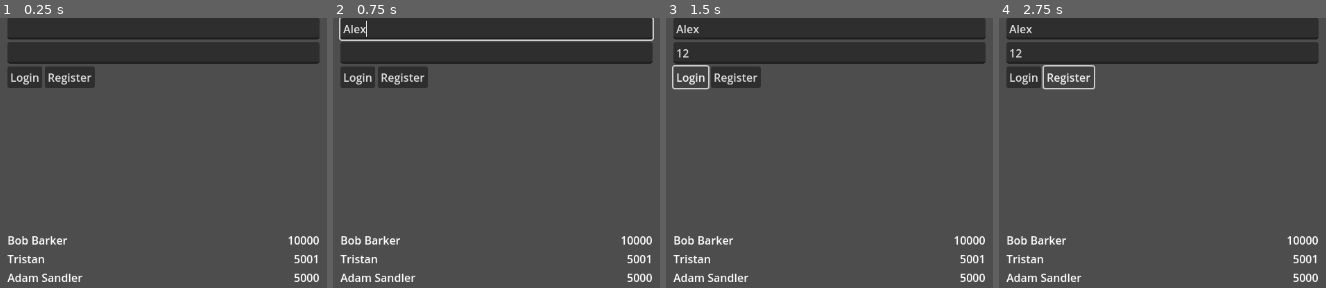
Above: before the commit, frames 1-4 (left to right).
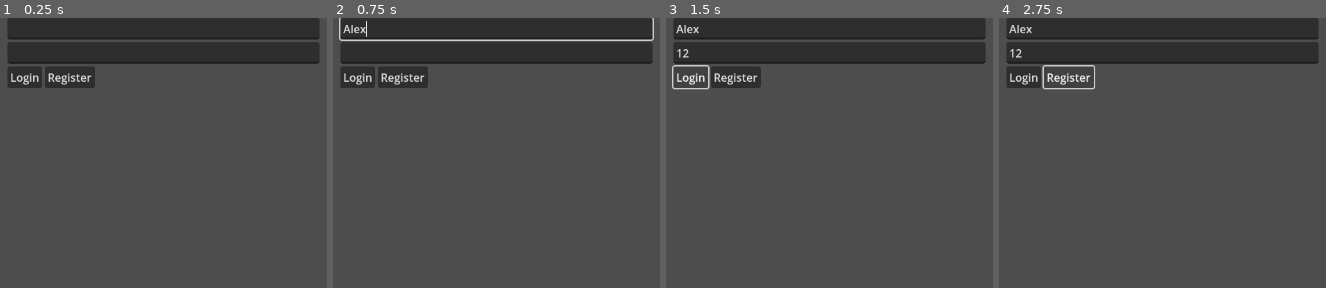
Above: after the commit, the same moments.

Repository: harsh16coder/RingRiot
Game: Godot game, scene res://states/connected/connected.tscn
Same seed, same stepped clock (60 frames per second), same inputs: the game is played once before the commit and once after it. This scene is started directly instead of the project's main scene.
Inputs (mouse positions are in pixels of both pictures, inside the frame that each line leads up to):
- Up to frame 1 (0.25 s): no input
- Up to frame 2 (0.75 s): click (496, 28) at 0.52 s; type "Alex" at 0.6 s
- Up to frame 3 (1.5 s): click (829, 53) at 0.75 s; type "12" at 0.83 s; click "Login" at 1.25 s
- Up to frame 4 (2.75 s): click "Register" at 2 s

The runs differ from the first frame. In frame 1, 1.4% of the frame differs, in the area x 2-98%, y 80-98%; in frame 2, 1.4%; in frame 3, 1.4%; in frame 4, 1.4%.

Commit message:
1. Made correction in hiscores scene 2. Added Player table in database, which eventually keep track of Bestscore. 3. Added condition of checking current score with db's bestcore

Diff:
--- a/client/classes/hiscores/hiscores.gd
+++ b/client/classes/hiscores/hiscores.gd
@@ -5,6 +5,9 @@
 
 @onready var _vbox: VBoxContainer = $VBoxContainer
 @onready var _entry_template: HBoxContainer = $VBoxContainer/HBoxContainer
+
+func _ready() -> void:
+	_entry_template.hide()
 
 func set_hiscore(name: String, score: int) -> void:
 	remove_hiscore(name)
--- a/client/states/connected/connected.gd
+++ b/client/states/connected/connected.gd
@@ -15,10 +15,6 @@
 	WS.connection_closed.connect(_on_ws_connection_closed)
 	_login_button.pressed.connect(_on_login_button_pressed)
 	_register_button.pressed.connect(_on_register_button_pressed)
-	var _hiscores := $UI/VBoxContainer/Hiscores as Hiscores
-	_hiscores.set_hiscore("Bob Barker", 10000)
-	_hiscores.set_hiscore("Adam Sandler", 5000)
-	_hiscores.set_hiscore("Tristan", 5001)
 
 func _on_ws_packet_received(packet: packets.Packet) -> void:
 	var sender_id := packet.get_sender_id()
--- a/client/states/entered/entered.tscn
+++ b/client/states/entered/entered.tscn
@@ -15,4 +15,3 @@
 grow_horizontal = 2
 grow_vertical = 2
 script = ExtResource("2_cjx30")
-metadata/_custom_type_script = "uid://behp77llgp0y0"
--- a/client/states/ingame/ingame.gd
+++ b/client/states/ingame/ingame.gd
@@ -3,8 +3,9 @@
 const packets := preload("res://packets.gd")
 const Actor := preload("res://objects/actor/actor.gd")
 const Spore := preload("res://objects/spore/spore.gd")
-@onready var _line_edit: LineEdit = $UI/LineEdit
-@onready var _log: Log = $UI/Log
+@onready var _line_edit: LineEdit = $UI/VBoxContainer/LineEdit
+@onready var _log: Log = $UI/VBoxContainer/Log
+@onready var _hiscores: Hiscores = $UI/VBoxContainer/Hiscores
 
 @onready var _world: Node2D = $World
 
@@ -39,6 +40,7 @@
 func _add_actor(actor_id: int, actor_name: String, x: float, y: float, radius: float, speed: float, is_player: bool) -> void:
 	var actor := Actor.instantiate(actor_id, actor_name, x, y, radius, speed, is_player)
 	_world.add_child(actor)
+	_set_actor_mass(actor, _rad_to_mass(radius))
 	_players[actor_id] = actor
 	if is_player:
 		actor.area_entered.connect(_on_player_area_entered)
@@ -72,6 +74,7 @@
 func _remove_actor(actor: Actor) -> void:
 	_players.erase(actor.actor_id)
 	actor.queue_free()
+	_hiscores.remove_hiscore(actor.actor_name)
 
 func _consume_spore(spore: Spore) -> void:
 	var player = _players[GameManager.client_id]
@@ -90,7 +93,7 @@
 
 func _update_actor(actor_id: int, x: float, y: float, direction: float, speed: float, radius: float, is_player: bool) -> void:
 	var actor := _players[actor_id]
-	actor.radius = radius
+	_set_actor_mass(actor, _rad_to_mass(radius))
 	if actor.position.distance_squared_to(Vector2(x, y)) > 100:
 		actor.position.x = x
 		actor.position.y = y
@@ -129,6 +132,7 @@
 
 func _set_actor_mass(actor: Actor, new_mass: float) -> void:
 	actor.radius = sqrt(new_mass / PI)
+	_hiscores.set_hiscore(actor.actor_name, roundi(new_mass))
 
 func _handle_spores_batch_msg(sender_id: int, spores_batch_msg: packets.SporesBatchMessage) -> void:
 	for spore_msg in spores_batch_msg.get_spores():
--- a/client/states/ingame/ingame.tscn
+++ b/client/states/ingame/ingame.tscn
@@ -1,11 +1,34 @@
-[gd_scene load_steps=4 format=3 uid="uid://bobyf230fc7bh"]
+[gd_scene load_steps=5 format=3 uid="uid://bobyf230fc7bh"]
 
 [ext_resource type="Script" uid="uid://c8uc7dhcmnrqk" path="res://states/ingame/ingame.gd" id="1_0uskn"]
+[ext_resource type="PackedScene" uid="uid://6y1bk18r3x6e" path="res://classes/hiscores/hiscores.tscn" id="2_ll2wp"]
 [ext_resource type="Script" uid="uid://b4el1fjc2gkm1" path="res://classes/log/log.gd" id="2_q22go"]
 [ext_resource type="Texture2D" uid="uid://bg6oiyebgt0j5" path="res://resources/floor.svg" id="2_wuwgw"]
 
 [node name="InGame" type="Node"]
 script = ExtResource("1_0uskn")
+
+[node name="UI" type="CanvasLayer" parent="."]
+
+[node name="VBoxContainer" type="VBoxContainer" parent="UI"]
+anchors_preset = 15
+anchor_right = 1.0
+anchor_bottom = 1.0
+grow_horizontal = 2
+grow_vertical = 2
+
+[node name="LineEdit" type="LineEdit" parent="UI/VBoxContainer"]
+layout_mode = 2
+
+[node name="Hiscores" parent="UI/VBoxContainer" instance=ExtResource("2_ll2wp")]
+custom_minimum_size = Vector2(200, 150)
+layout_mode = 2
+size_flags_horizontal = 8
+
+[node name="Log" type="RichTextLabel" parent="UI/VBoxContainer"]
+custom_minimum_size = Vector2(0, 300)
+layout_mode = 2
+script = ExtResource("2_q22go")
 
 [node name="World" type="Node2D" parent="."]
 
@@ -14,21 +37,3 @@
 texture = ExtResource("2_wuwgw")
 region_enabled = true
 region_rect = Rect2(0, 0, 100000, 100000)
-
-[node name="UI" type="CanvasLayer" parent="."]
-
-[node name="LineEdit" type="LineEdit" parent="UI"]
-anchors_preset = 10
-anchor_right = 1.0
-offset_bottom = 31.0
-grow_horizontal = 2
-
-[node name="Log" type="RichTextLabel" parent="UI"]
-custom_minimum_size = Vector2(0, 300)
-anchors_preset = 12
-anchor_top = 1.0
-anchor_right = 1.0
-anchor_bottom = 1.0
-grow_horizontal = 2
-grow_vertical = 0
-script = ExtResource("2_q22go")
Not shown, changed: server/internal/server/db/config/queries.sql
Not shown, changed: server/internal/server/db/config/schema.sql
Not shown, changed: server/internal/server/db/models.go
Not shown, changed: server/internal/server/db/queries.sql.go
Not shown, changed: server/internal/server/objects/gameObjects.go
Not shown, changed: server/internal/server/states/connected.go
Not shown, changed: server/internal/server/states/ingame.go
